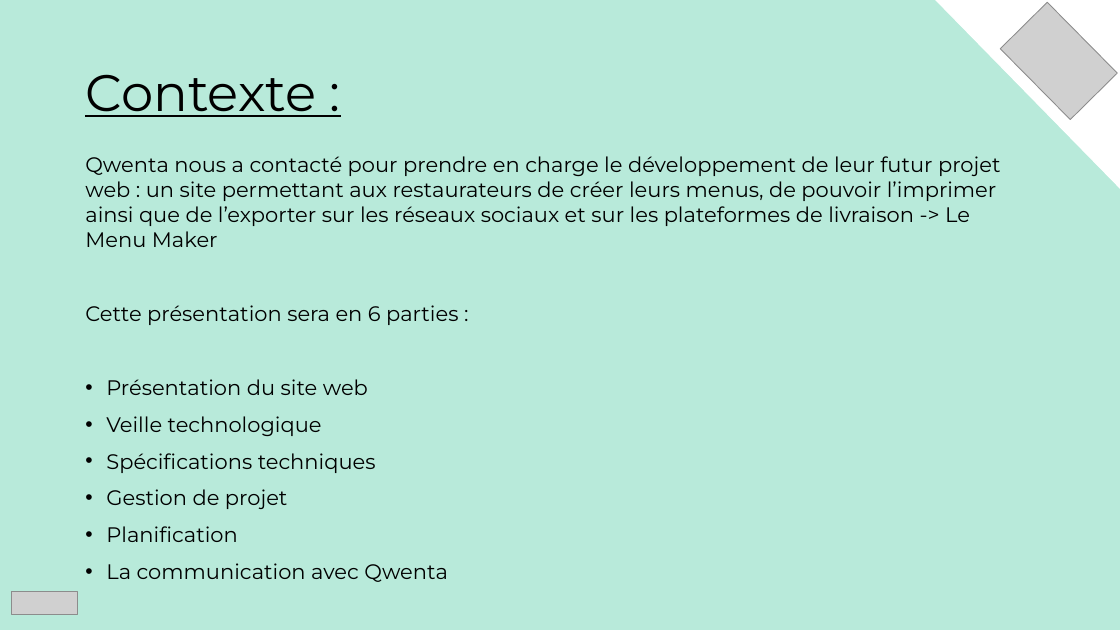
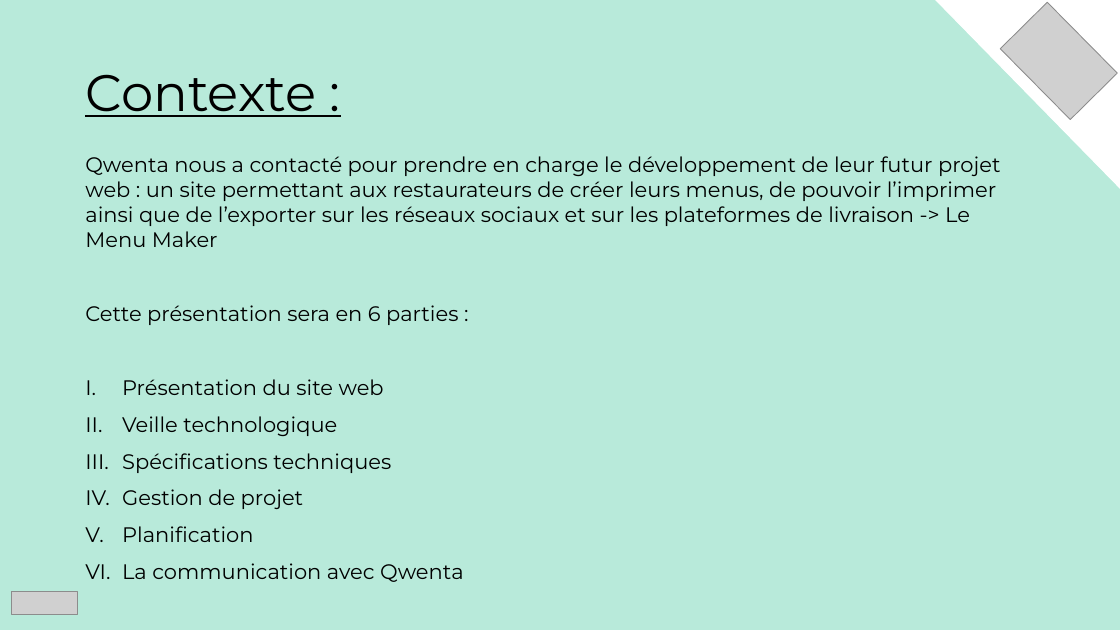
Before and after one commit to mathc28/Qwenta, a slide deck: slide 2 of Solution technique.pptx. Drawn at 1120x630 pixels with LibreOffice and Linux fonts; fonts in the diff are those of the drawing; grey boxes stand for pictures. Boxes give left, top, right and bottom in pixels: in the first picture for what was removed or moved away, otherwise in the second. Text is boxed around its words. In the diff, an @@ line names an element or a change of style, - is before the commit and + after.

Commit message:
update solution technique

```diff
--- a/Solution technique.pptx
+++ b/Solution technique.pptx
@@ text at [122,379,464,582]: bullet • to I. @@
```
Also in this commit, not shown: 12 other slides changed, 1 other file.
